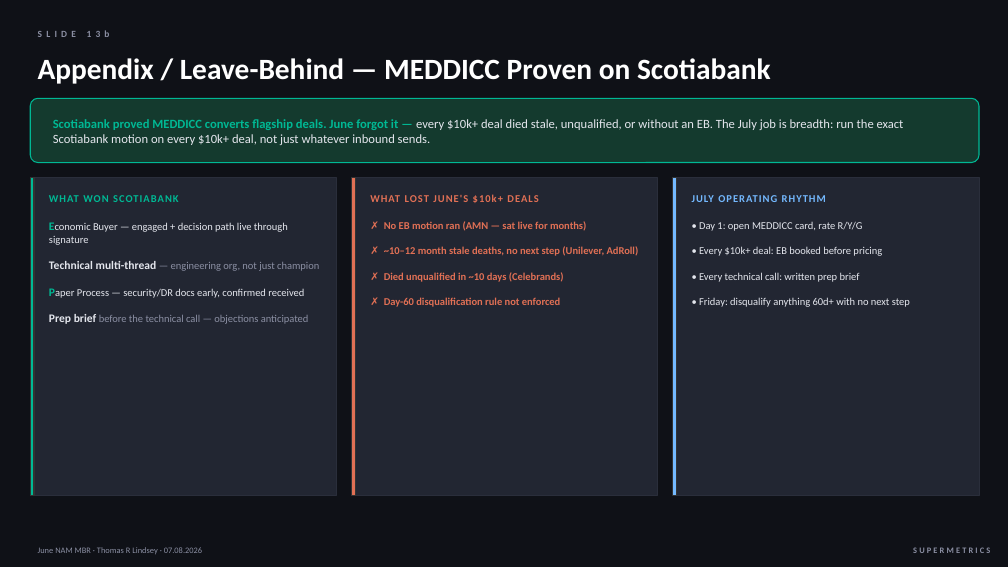
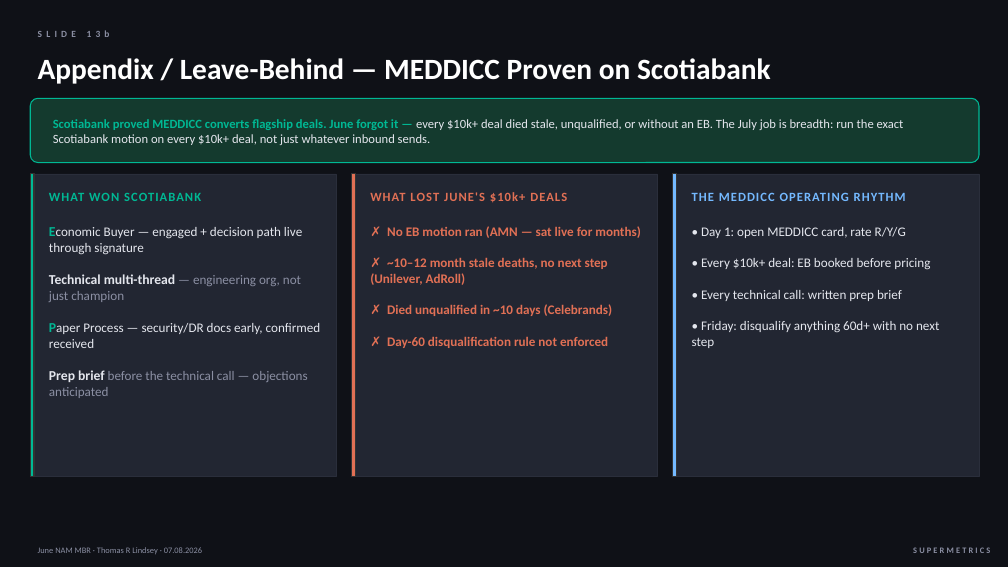
Before and after one commit to thommi2phones/Sales-Coach, a slide deck: slide 14 of June_2026_NAM_MBR.pptx. Drawn at 1008x567 pixels with LibreOffice and Linux fonts; fonts in the diff are those of the drawing. Boxes give left, top, right and bottom in pixels: in the first picture for what was removed or moved away, otherwise in the second. Text is boxed around its words. In the diff, an @@ line names an element or a change of style, - is before the commit and + after.

```diff
--- a/June_2026_NAM_MBR.pptx
+++ b/June_2026_NAM_MBR.pptx
@@ rectangle: place and size @@
-rectangle at box(30, 178, 337, 495)
+rectangle at box(30, 174, 337, 476)
@@ rectangle: place and size @@
-rectangle at box(30, 178, 34, 495)
+rectangle at box(30, 174, 34, 476)
@@ rectangle: place and size @@
-rectangle at box(352, 178, 658, 495)
+rectangle at box(352, 174, 658, 476)
@@ rectangle: place and size @@
-rectangle at box(352, 178, 355, 495)
+rectangle at box(352, 174, 355, 476)
@@ rectangle: place and size @@
-rectangle at box(673, 178, 979, 495)
+rectangle at box(673, 174, 979, 476)
@@ rectangle: place and size @@
-rectangle at box(673, 178, 677, 495)
+rectangle at box(673, 174, 677, 476)
@@ text "WHAT WON SCOTIABANK" at box(49, 193, 201, 201): size 10 to 12 pt @@
@@ text "WHAT LOST JUNE'S $10k+ DEALS" at box(370, 192, 567, 203): size 10 to 12 pt @@
@@ text at box(692, 192, 906, 201): text changed; size 10 to 12 pt @@
-JULY OPERATING RHYTHM
+THE MEDDICC OPERATING RHYTHM
@@ text "Economic Buyer — engaged + ..." at box(49, 227, 320, 398): size 11 to 13 pt in "Economic Technical multi-thread Paper Prep brief"; size 10 to 12.5 pt in "Economic Buyer — engaged + decision path ..." @@
@@ text "✗ No EB motion ran ..." at box(370, 226, 640, 348): size 10 to 12.5 pt @@
@@ text "• Day 1: open MEDDICC ..." at box(692, 227, 939, 348): size 10 to 12.5 pt @@
```
Also in this commit, not shown: 6 other slides changed, 1 other file.
